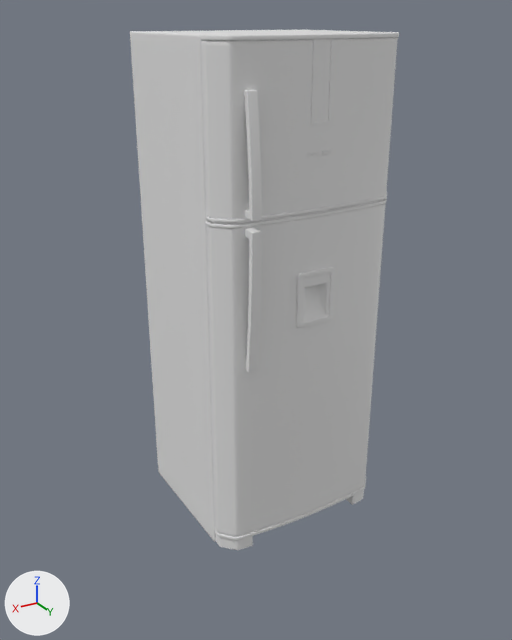
Renders of the Blender file 3d_models/fridge/fridge.blend from each side of a commit.
Rendered twice from a camera (50 mm lens) standing at (1.33, 2.21, 1.86) and looking at (0.0, 0.0, 0.75). Lighting does not change. The marker at lower left points along +X, +Y and +Z.

The scene before the commit, as lines of its bpy script (objects in view):
```python
me_fridge_fridge = bpy.data.meshes.new('fridge_Fridge')
me_fridge_fridge.from_pydata(...)  # 11164 vertices, 10538 faces; spans x -0.35..0.36, y 0.01..1.81, z -0.42..0.26
# faces by material slot: [1312, 2140, 3846, 3240]
me_fridge_fridge.materials.append(mat_metal_black_opaque)
me_fridge_fridge.materials.append(mat_metal_black_steel)
me_fridge_fridge.materials.append(mat_plastic_black_opaque)
me_fridge_fridge.materials.append(mat_plastic_black_opaque)
ob_fridge_fridge = bpy.data.objects.new('fridge_Fridge', me_fridge_fridge)
ob_fridge_fridge.location = (0.0, 0.0, 0.0)
ob_fridge_fridge.rotation_euler = (1.571, 0.0, 0.0)  # degrees (90, 0, 0)
```
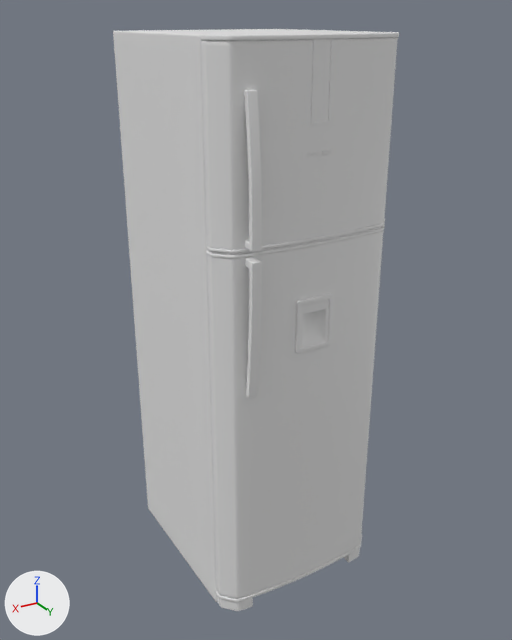
The newer file is also rescaled (x0.844), turned or shifted as a whole; pictures and numbers use the older file's frame.

Pixel boxes (x1, y1, x2, y2) of what changed, in the pictures (512 x 640 px; the box of a moved part takes in the faces that stretch with it):
'fridge_Fridge', reshaped (6% wider, 12% taller): before (130, 30, 399, 550); after (113, 29, 399, 611)
part 1 of me_fridge_fridge, moved or reshaped: before (346, 490, 364, 505); after (343, 548, 360, 562)
part 2 of me_fridge_fridge, moved or reshaped: before (215, 534, 253, 550); after (217, 596, 253, 611)
part 3 of me_fridge_fridge, moved or reshaped: before (296, 267, 334, 328); after (295, 293, 333, 354)
part 4 of me_fridge_fridge, moved or reshaped: before (245, 227, 262, 373); after (245, 257, 262, 398)
part 5 of me_fridge_fridge, moved or reshaped: before (206, 192, 387, 229); after (206, 219, 385, 259)
part 6 of me_fridge_fridge, moved or reshaped: before (215, 479, 366, 540); after (216, 534, 362, 602)
part 7 of me_fridge_fridge, moved or reshaped: before (177, 327, 377, 542); after (178, 352, 375, 602)
part 8 of me_fridge_fridge, moved or reshaped: before (155, 415, 185, 505); after (144, 456, 187, 561)
part 9 of me_fridge_fridge, moved or reshaped: before (167, 134, 391, 370); after (167, 134, 391, 395)
part 10 of me_fridge_fridge, moved or reshaped: before (136, 124, 182, 443); after (120, 119, 185, 506)
part 11 of me_fridge_fridge, moved or reshaped: before (130, 30, 334, 134); after (113, 29, 334, 134)

What the commit changed:
me_fridge_fridge is used by ob_fridge_fridge; location (0.0, 0.0, 0.0); rotation (1.571, 0.0, 0.0), in degrees (90, 0, 0).
me_fridge_fridge had 11164 vertices, 10538 faces and spanned x -0.35..0.36, y 0.01..1.81, z -0.42..0.26.
me_fridge_fridge now has 11164 vertices, 10538 faces and spans x -0.35..0.36, y -0.3..1.81, z -0.42..0.42.
me_fridge_fridge part 1: the loose piece of 231 vertices spanning x -0.35..-0.24, y 0.01..0.07, z -0.36..-0.26 is moved by (0.0, -0.3, 0.0).
me_fridge_fridge part 2: the loose piece of 231 vertices spanning x 0.24..0.35, y 0.01..0.07, z -0.36..-0.26 is moved by (0.0, -0.3, 0.0).
me_fridge_fridge part 3: the loose piece of 770 vertices spanning x -0.07..0.08, y 0.88..1.07, z -0.39..-0.33 is moved by (0.0, -0.1, 0.0).
me_fridge_fridge part 4: the loose piece of 673 vertices spanning x 0.23..0.27, y 0.76..1.25, z -0.42..-0.35 is moved by (0.0, -0.1, 0.0).
me_fridge_fridge part 5: the loose piece of 1503 vertices spanning x -0.35..0.36, y 1.25..1.28, z -0.38..-0.27 is moved by (0.0, -0.1, 0.0).
me_fridge_fridge part 6: the loose piece of 947 vertices spanning x -0.35..0.36, y 0.06..0.08, z -0.38..-0.27 is moved by (0.0, -0.3, 0.0).
me_fridge_fridge part 7: 662 of the vertices in x -0.35..0.35, y 0.01..0.52, z -0.38..-0.01 are moved by (0.0, -0.3, 0.0).
me_fridge_fridge part 8: all 215 vertices in x -0.35..0.35, y 0.01..0.3, z 0.18..0.26 are moved by (0.0, -0.3, 0.16).
me_fridge_fridge part 9: 1753 of the vertices in x -0.35..0.35, y 0.74..1.35, z -0.42..-0.01 are moved by (0.0, -0.1, 0.0).
me_fridge_fridge part 10: all 30 vertices in x -0.35..0.35, y 0.74..1.22, z 0.18..0.26 are moved by (0.0, -0.1, 0.16).
me_fridge_fridge part 11: all 140 vertices in x -0.35..0.35, y 1.5..1.81, z 0.18..0.26 are moved by (0.0, 0.0, 0.16).
